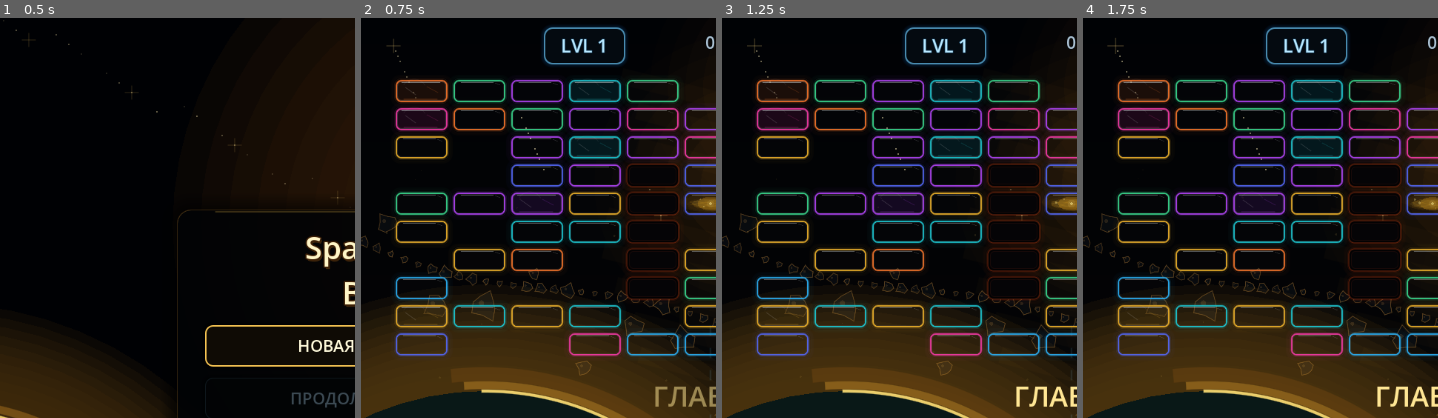
Above: before the commit, frames 1-4 (left to right).
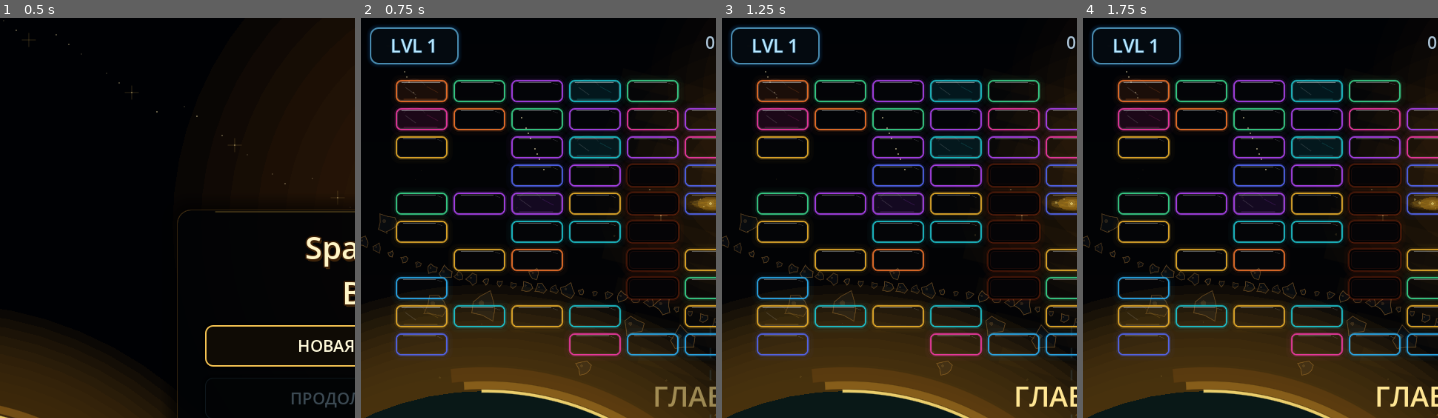
Above: after the commit, the same moments.

Repository: Ardarik421/arkanoid
Game: Godot game, scene res://scenes/main_menu.tscn
Same seed, same stepped clock (60 frames per second), same inputs: the game is played once before the commit and once after it.
Inputs (mouse positions are % of the whole screen's width and height, from its top left):
- Up to frame 1 (0.5 s): no input
- Up to frame 2 (0.75 s): click "НОВАЯ ИГРА" at 0.5 s
- Up to frame 3 (1.25 s): no input
- Up to frame 4 (1.75 s): tap Enter at 1.25 s; move the mouse to (72, 45) at 1.27 s; hold D (move_right) from 1.28 s (still down); tap Space (launch_ball) at 1.35 s; click (72, 45) at 1.42 s
The pictures show only the part of the screen within x 1-51%, y 0-50%; the shares and areas given below are measured in that part.

Frame 1 is identical in both runs. In frame 2, 1.5% of the frame differs, in the area x 2-75%, y 2-12%; in frame 3, 1.5%; in frame 4, 1.5%.

Commit message:
Make level and score HUD responsive

Diff:
--- a/scenes/main.gd
+++ b/scenes/main.gd
@@ -315,8 +315,31 @@
 	# landscape grows sideways. Keep brick size and gaps unchanged.
 	$Bricks.position.x = 0.0
 
+	# Keep the top HUD responsive to the current arena width.
+	_layout_top_hud(arena_size)
+
 	if is_instance_valid(hint_label):
 		hint_label.position.y = arena_size.y - 145.0
+
+func _layout_top_hud(arena_size: Vector2) -> void:
+	const HUD_TOP: float = 14.0
+	const HUD_HEIGHT: float = 50.0
+	const LEVEL_LEFT: float = 20.0
+	const LEVEL_WIDTH: float = 120.0
+	const SCORE_WIDTH: float = 180.0
+
+	# Level stays in the upper-left corner; score is always geometrically centered.
+	$LevelLabel.position = Vector2(LEVEL_LEFT, HUD_TOP)
+	$LevelLabel.size = Vector2(LEVEL_WIDTH, HUD_HEIGHT)
+	$ScoreLabel.position = Vector2(arena_size.x * 0.5 - SCORE_WIDTH * 0.5, HUD_TOP)
+	$ScoreLabel.size = Vector2(SCORE_WIDTH, HUD_HEIGHT)
+
+	# Use the same visual treatment for both primary HUD values.
+	$LevelLabel.horizontal_alignment = HORIZONTAL_ALIGNMENT_CENTER
+	$LevelLabel.vertical_alignment = VERTICAL_ALIGNMENT_CENTER
+	$ScoreLabel.horizontal_alignment = HORIZONTAL_ALIGNMENT_CENTER
+	$ScoreLabel.vertical_alignment = VERTICAL_ALIGNMENT_CENTER
+
 
 func _reset_paddle_position() -> void:
 	var arena_size := LANDSCAPE_ARENA_SIZE if SettingsManager.display_mode == 1 else PORTRAIT_ARENA_SIZE
